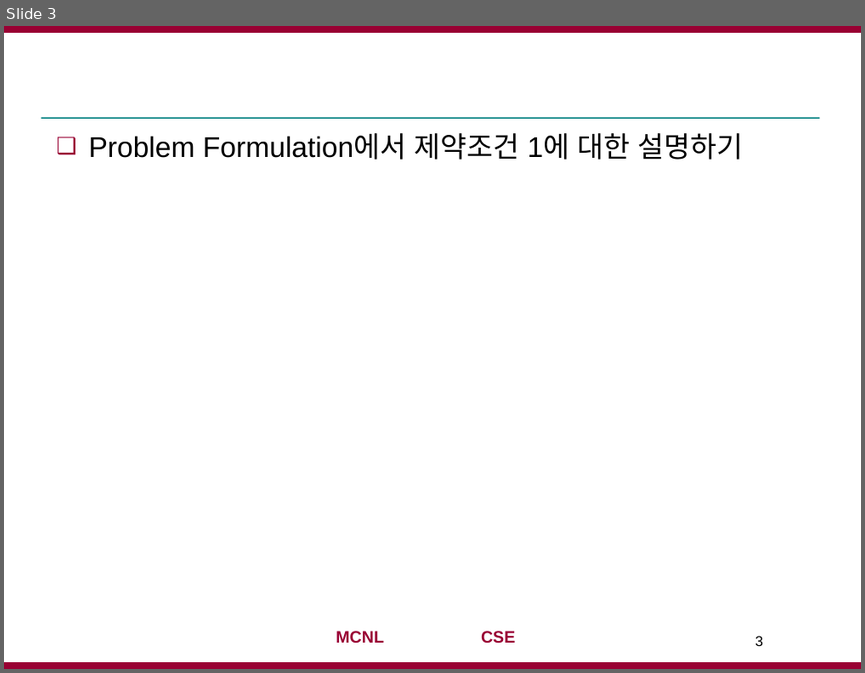
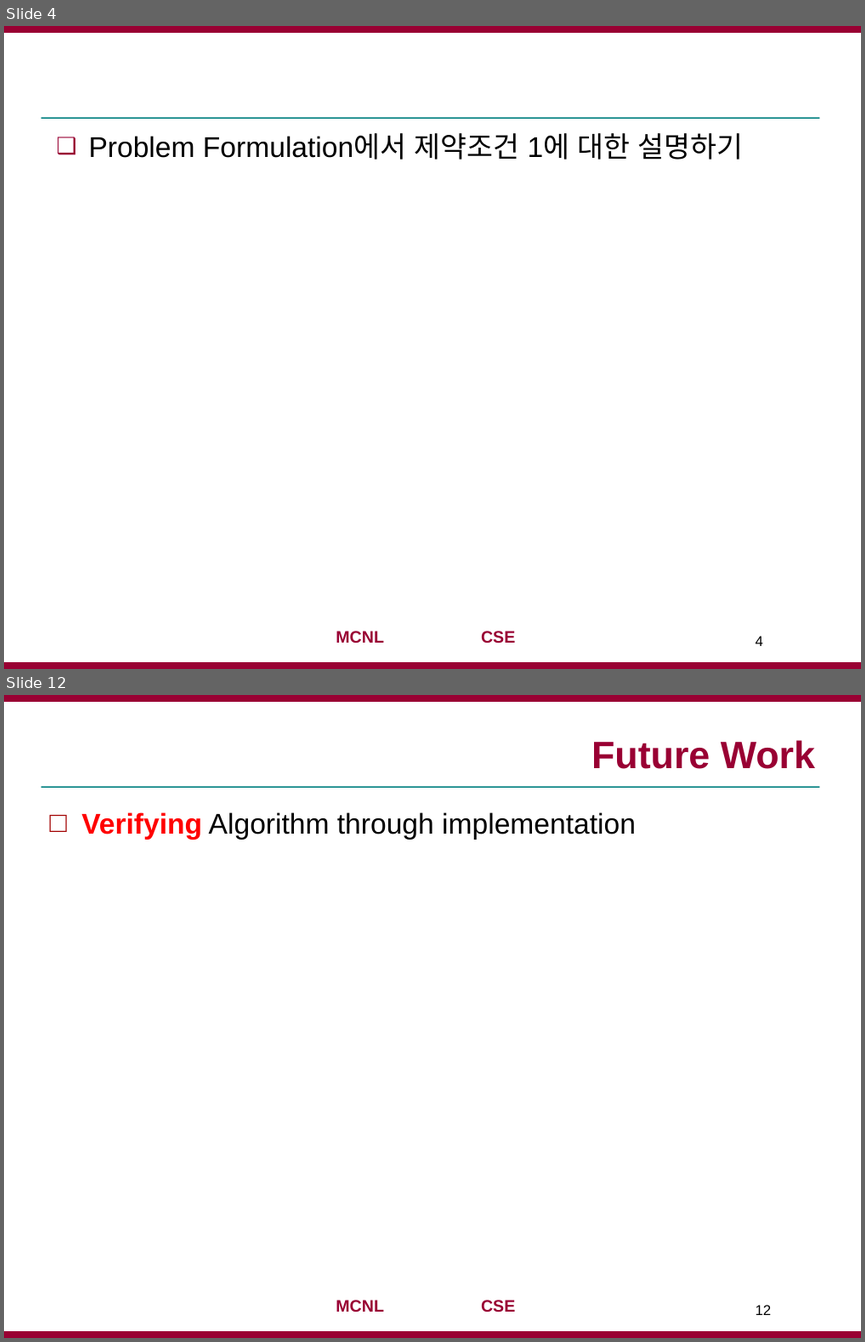
Before and after one commit to jaejunha/Paper, a slide deck: Daily(written_by_Korean)/180727.pptx. Shown one above the other, each under a label of ours: slide 3 before the commit, slides 4 and 12 after it; the slides between them are not shown. The pictures are 865x673 and 865x1342 pixels, drawn with LibreOffice and Linux fonts; fonts in the diff are those of the drawing; background and template pictures are left out. Boxes give left, top, right and bottom in pixels: in the first picture for what was removed or moved away, otherwise in the second. Text is boxed around its words. In the diff, an @@ line names an element or a change of style, - is before the commit and + after.

```diff
--- a/Daily(written_by_Korean)/180727.pptx
+++ b/Daily(written_by_Korean)/180727.pptx
@@ slide 12 added at (x1=4, y1=695, x2=861, y2=1338), background #FFFFFF; not listed: 4 template elements that a slide beside it also shows @@
@@ title added at (x1=591, y1=740, x2=815, y2=769), 32 pt, text #990033, bold @@
+Future Work
@@ text added at (x1=81, y1=812, x2=636, y2=839), 24 pt, text #000000 @@
+□ Verifying Algorithm through implementation
@@ page number added at (x1=755, y1=1304, x2=772, y2=1315), 12 pt, text #000000 @@
+12
@@ what was slide 3 is now slide 4 @@
@@ page number at (x1=755, y1=635, x2=763, y2=646): text changed @@
-3
+4
```
Also in this commit, not shown: 2 slides changed, 7 other slides added, 4 slides removed, 1 other file.
